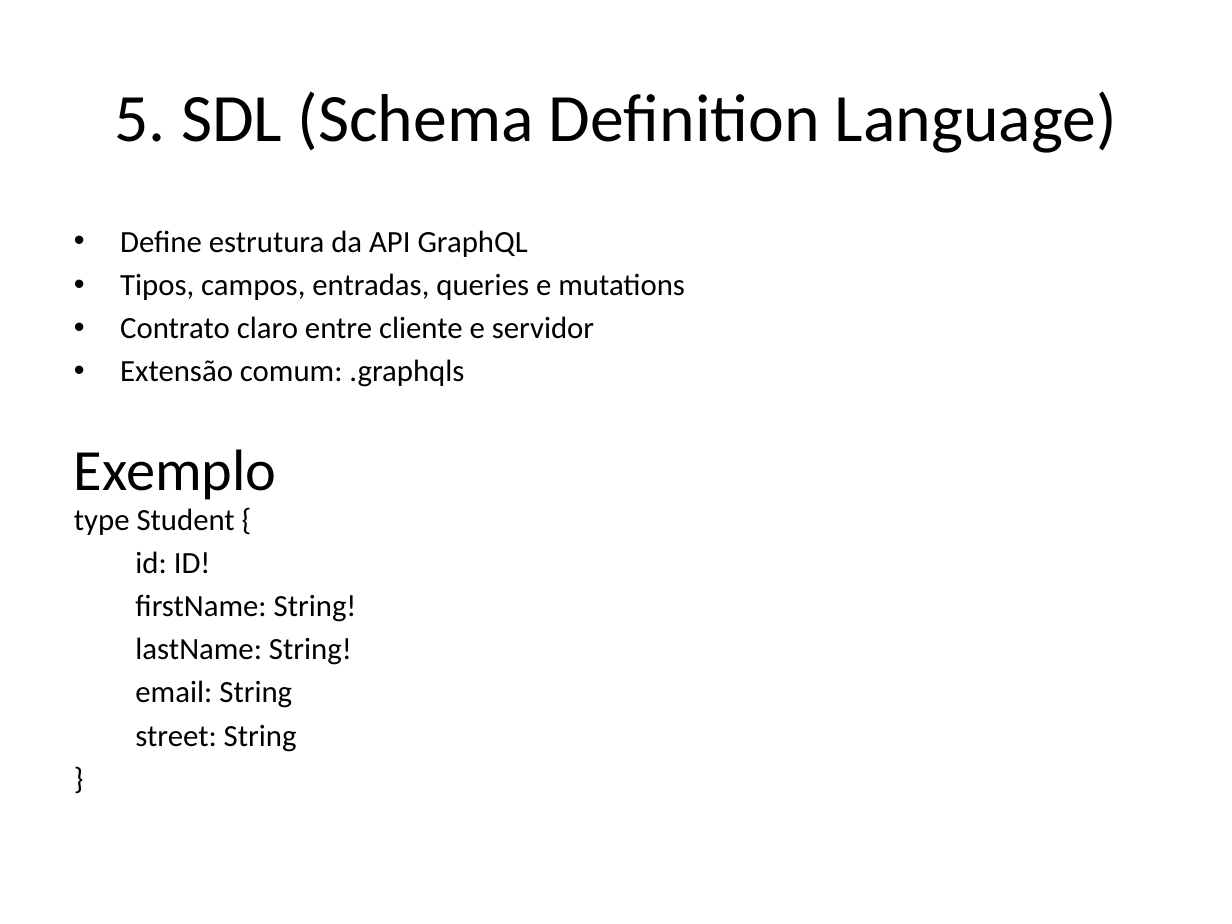
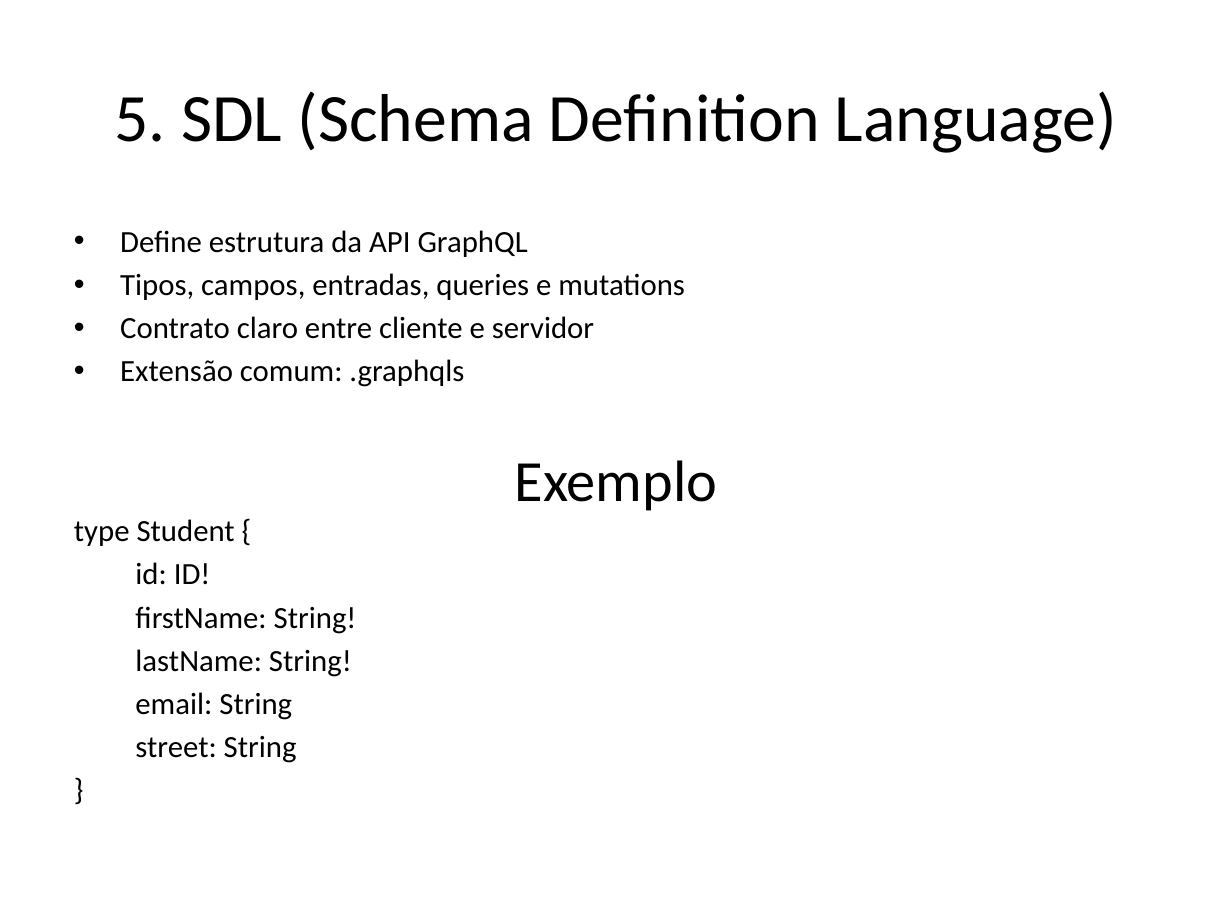
Before and after one commit to pedrobvferreira/graphql, a slide deck: slide 7 of presentation_pt.pptx. Drawn at 1232x924 pixels with LibreOffice and Linux fonts; fonts in the diff are those of the drawing. Boxes give left, top, right and bottom in pixels: in the first picture for what was removed or moved away, otherwise in the second. Text is boxed around its words. In the diff, an @@ line names an element or a change of style, - is before the commit and + after.

```diff
--- a/presentation_pt.pptx
+++ b/presentation_pt.pptx
@@ text "Exemplo": place and size @@
-text "Exemplo" at (74, 449, 276, 500)
+text "Exemplo" at (515, 460, 717, 511)
@@ text "Exemplo" at (515, 460, 717, 511): alignment left to centre @@
@@ text "type Student {": place and size @@
-text "type Student {" at (74, 508, 357, 752)
+text "type Student {" at (74, 519, 357, 763)
```
Also in this commit, not shown: 5 other slides changed, 3 slides removed.
